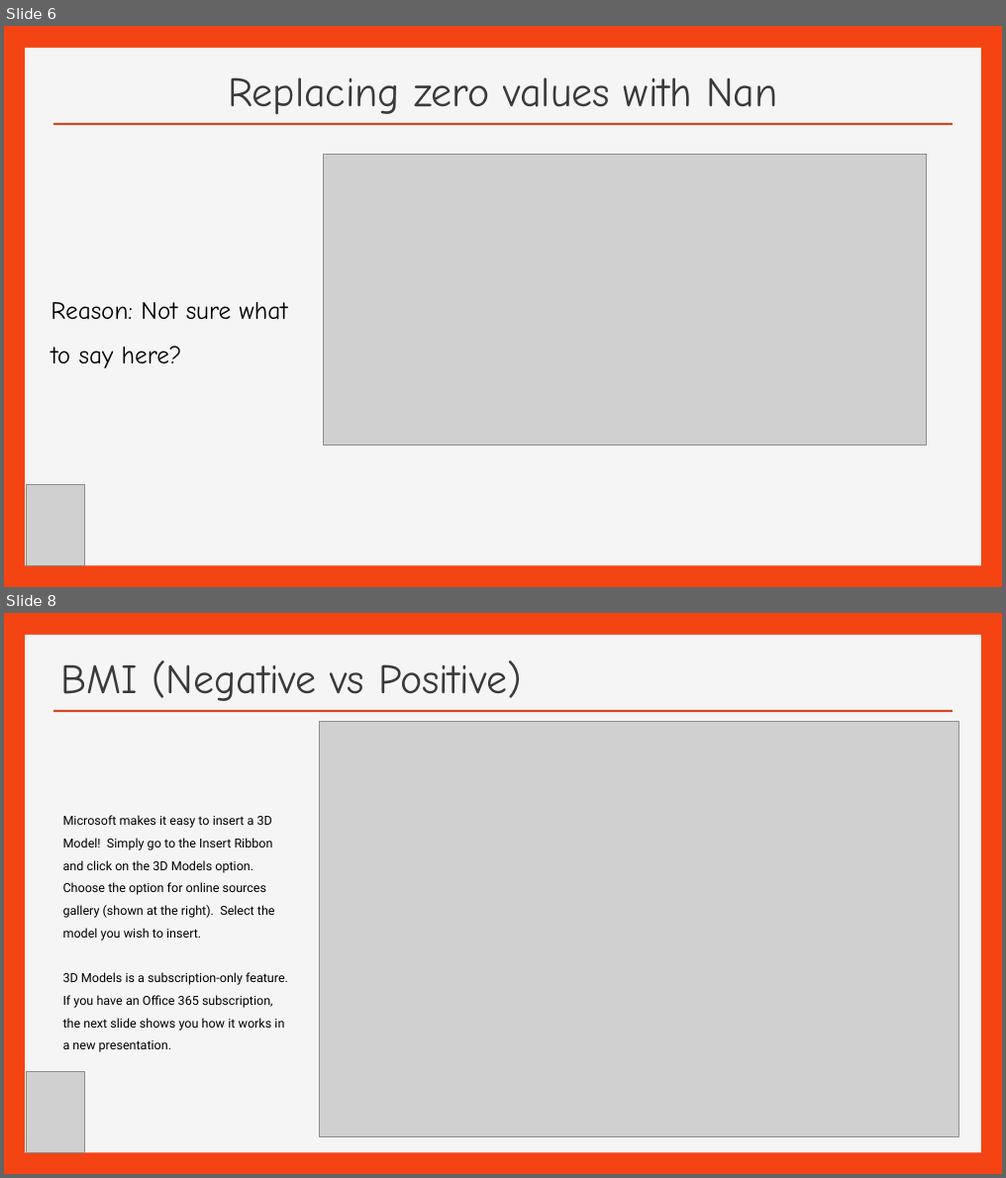
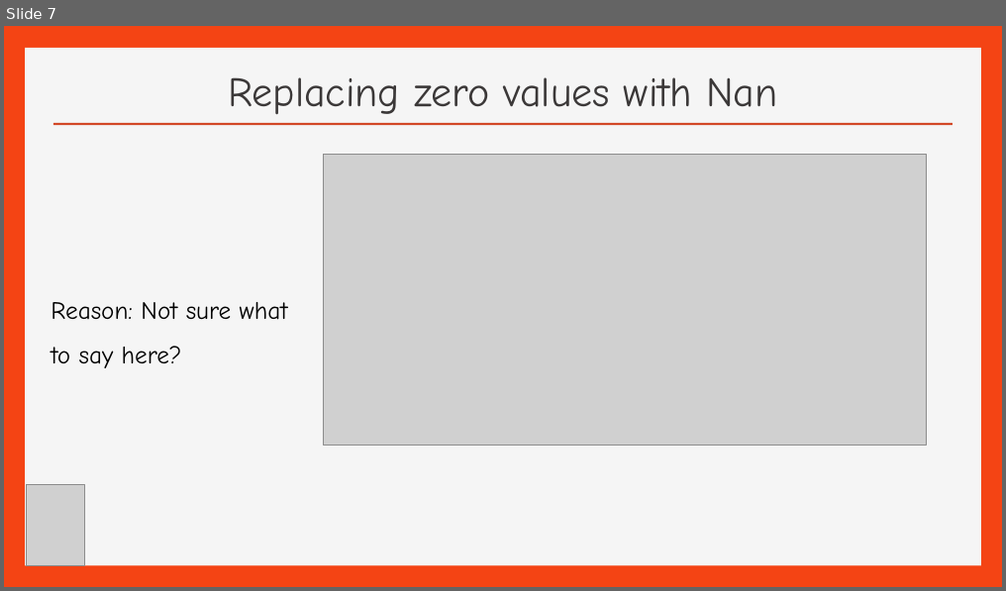
Before and after one commit to efreier12/Final-Project, a slide deck: Pima Indian Diabetes ( Final Project).ppt. Shown one above the other, each under a label of ours: slides 6 and 8 before the commit, slide 7 after it; the slides between them are not shown. The pictures are 1006x1178 and 1006x591 pixels, drawn with LibreOffice and Linux fonts; fonts in the diff are those of the drawing; grey boxes stand for pictures; background and template pictures are left out. Boxes give left, top, right and bottom in pixels: in the first picture for what was removed or moved away, otherwise in the second. Text is boxed around its words. In the diff, an @@ line names an element or a change of style, - is before the commit and + after.

```diff
--- a/Pima Indian Diabetes ( Final Project).ppt
+++ b/Pima Indian Diabetes ( Final Project).ppt
@@ slide 8 removed at box(4, 613, 1002, 1174), background #F44414; not listed: 2 template elements that a slide beside it also shows @@
@@ title removed at box(61, 661, 521, 701) @@
-BMI (Negative vs Positive)
@@ picture removed at box(320, 722, 958, 1138) @@
@@ text removed at box(63, 815, 288, 1053) @@
-  Microsoft makes it easy to insert a 3D Model! Simply go to the Insert Ribbon and click on the 3D Models option. Choose the option for online sources gallery (shown at the right). Select the model you wish to insert.
-  3D Models is a subscription-only feature. If you have an Office 365 subscription, the next slide shows you how it works in a new presentation.
@@ picture removed at box(26, 1072, 84, 1153) @@
@@ what was slide 6 is now slide 7 @@
```
Also in this commit, not shown: 4 slides changed, 4 slides added, 2 other slides removed.
